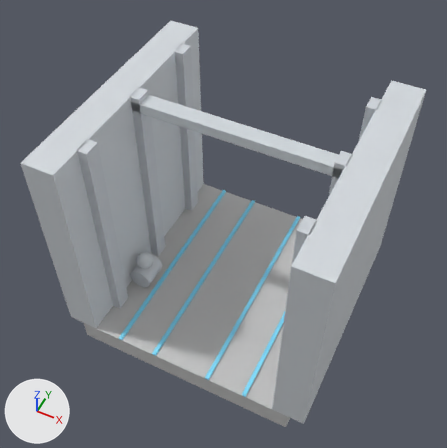
A saved change to the glTF model models/trench_module.glb.
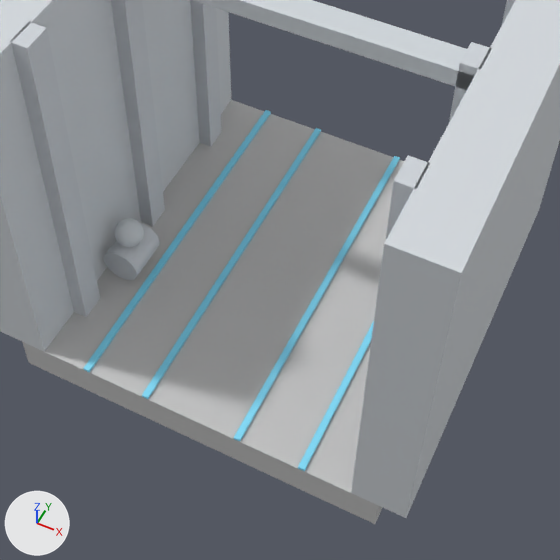
There are two pictures of each version: one whole from a camera (50 mm lens) standing at (88.0, -187.0, 277.0) and looking at (-7.0, 2.0, 42.0), one close up on the part from 16% to 88% of the width and 28% to 100% of the height. Arrows for +X, +Y and +Z are at lower left; the lights stay in place. The older version's two pictures come first. Where no turn or scale is listed for an object, it has been applied to the vertices.

Names of what the first close-up shows: 'floor_base', 'floor_rail_-15', 'floor_rail_-35', 'floor_rail_15', 'floor_rail_35', 'left_wall', 'overhead_gantry', 'pillar_l_-40', 'pillar_l_0', 'pillar_l_40', 'pillar_r_40', 'right_wall', 'turret_base' and 3 more.
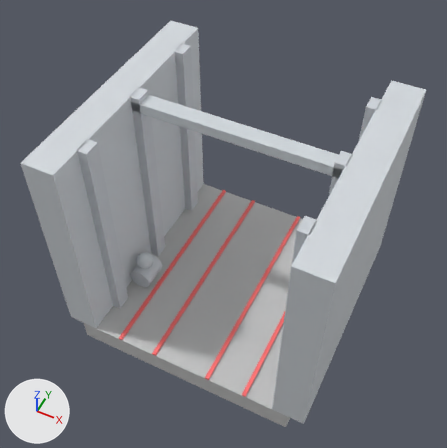
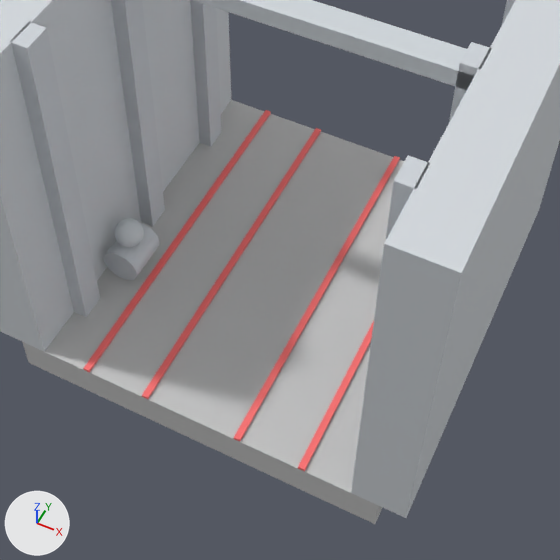
Location of each change, (x1, y1, x2, y2) in pixels of the close-ups (560 x 560 px):
part 1 of me_geometry_1, recoloured
    both: (83, 110, 271, 373)
part 2 of me_geometry_2, recoloured
    both: (142, 128, 321, 399)
part 3 of me_geometry_3, recoloured
    both: (234, 156, 400, 442)
part 4 of me_geometry_4, recoloured
    both: (298, 321, 374, 472)

What changed in the scene script:
```text
Change me_geometry_1:
    where me_geometry_1.from_pydata(...)  # 8 vertices, 12 faces; spans x -36.0..-34.0, y -60.0..60.0, z 0.0..1.0
    used by ob_floor_rail__35; location = (0.0, 0.0, 0.0)
    me_geometry_1 part 1: 12 faces centred in x -36.0..-34.0, y -60.0..60.0, z 0.0..1.0 are repainted in the vertex colours; the middle colour goes from cyan #81dffc to red #ff7171
Change me_geometry_2:
    where me_geometry_2.from_pydata(...)  # 8 vertices, 12 faces; spans x -16.0..-14.0, y -60.0..60.0, z 0.0..1.0
    used by ob_floor_rail__15; location = (0.0, 0.0, 0.0)
    me_geometry_2 part 2: 12 faces centred in x -16.0..-14.0, y -60.0..60.0, z 0.0..1.0 are repainted in the vertex colours; the middle colour goes from cyan #81dffc to red #ff7171
Change me_geometry_3:
    where me_geometry_3.from_pydata(...)  # 8 vertices, 12 faces; spans x 14.0..16.0, y -60.0..60.0, z 0.0..1.0
    used by ob_floor_rail_15; location = (0.0, 0.0, 0.0)
    me_geometry_3 part 3: 12 faces centred in x 14.0..16.0, y -60.0..60.0, z 0.0..1.0 are repainted in the vertex colours; the middle colour goes from cyan #81dffc to red #ff7171
Change me_geometry_4:
    where me_geometry_4.from_pydata(...)  # 8 vertices, 12 faces; spans x 34.0..36.0, y -60.0..60.0, z 0.0..1.0
    used by ob_floor_rail_35; location = (0.0, 0.0, 0.0)
    me_geometry_4 part 4: 12 faces centred in x 34.0..36.0, y -60.0..60.0, z 0.0..1.0 are repainted in the vertex colours; the middle colour goes from cyan #81dffc to red #ff7171
```
